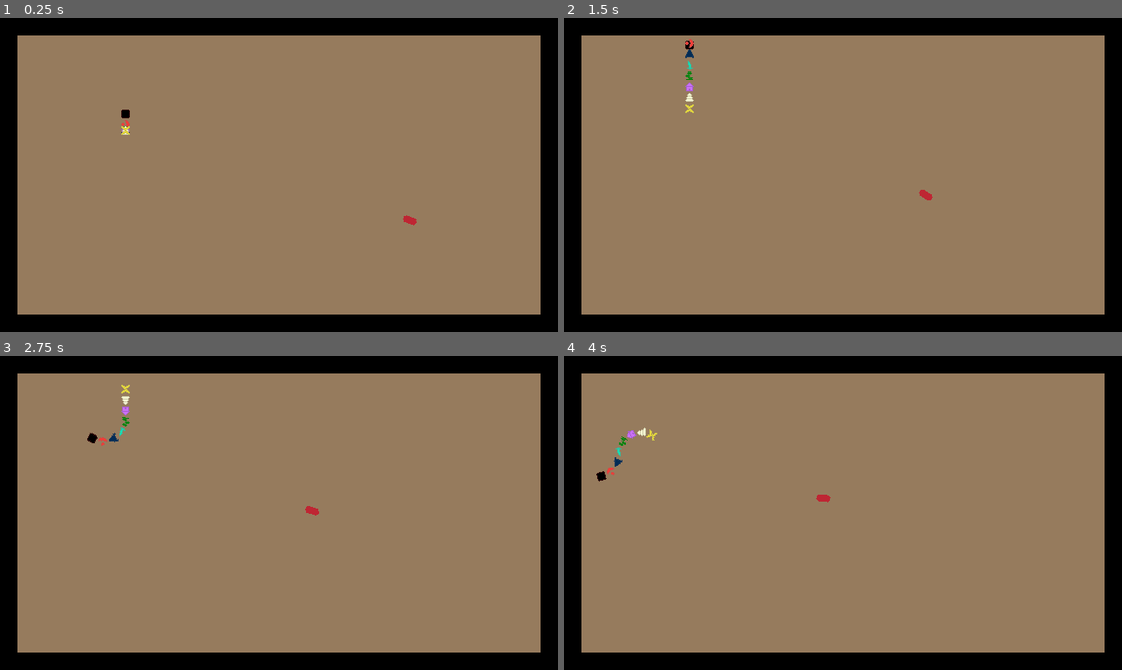
Above: before the commit, frames 1-4 (two rows, left to right).
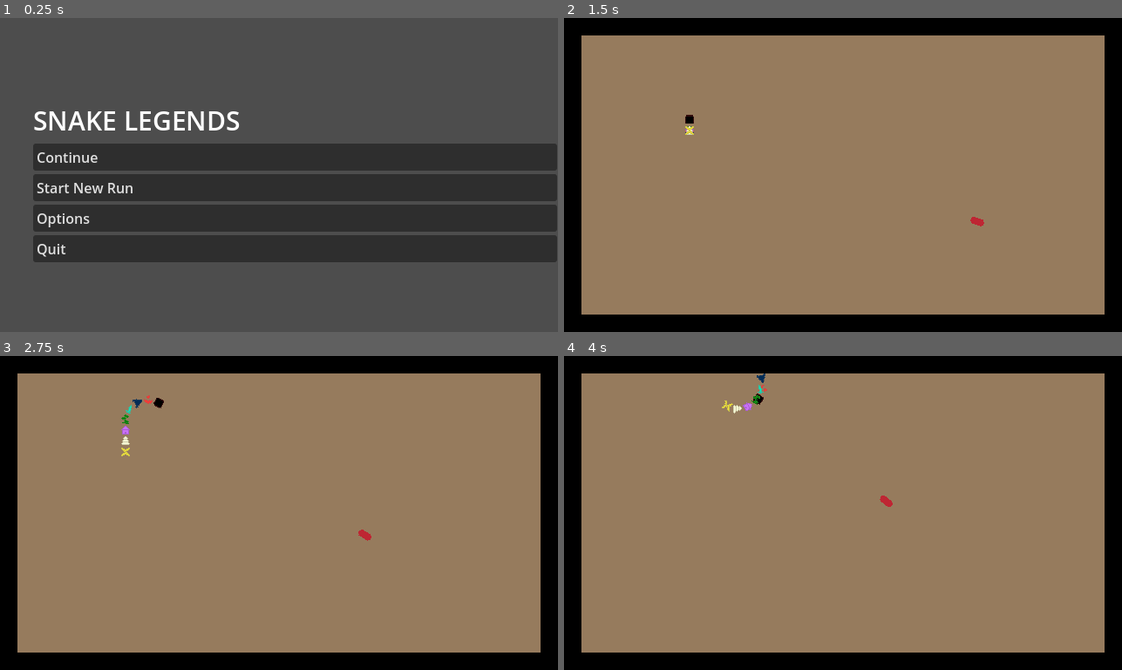
Above: after the commit, the same moments.

Repository: TDQ2/snake
Game: Godot game, scene res://Scenes/main_menu.tscn
Two runs of this game, one before a commit and one after it. Both use one fixed random seed, a clock stepped at 60 frames per second and the inputs below. Before the commit the project starts from res://Scenes/Level.tscn.
Inputs (mouse positions are in pixels of both pictures, inside the frame that each line leads up to):
- Up to frame 1 (0.25 s): no input
- Up to frame 2 (1.5 s): click (859, 218) at 0.5 s, where only the run after the commit has a clickable "Options"; click (859, 187) at 1.25 s, where only the run after the commit has a clickable "Start New Run"
- Up to frame 3 (2.75 s): hold D (right) from 2.03 s (still down); tap Q (test) at 2.1 s
- Up to frame 4 (4 s): release D (right) at 2.78 s; hold A (left) 2.78-3.53 s; tap Q (test) at 2.85, 3.6 s; hold D (right) from 3.53 s (still down)

The runs differ from the first frame. In frame 1, 100% of the frame differs, in the area x 0-100%, y 0-100%; in frame 2, 0.4%; in frame 3, 0.5%; in frame 4, 0.5%.

Commit message:
basic main menu

Diff:
--- /dev/null
+++ b/Scenes/main_menu.gd
@@ -0,0 +1,12 @@
+extends Control
+
+var level_scene := preload("res://Scenes/Level.tscn")
+
+func _on_start_run_pressed() -> void:
+	_start_level()
+
+func _start_level() -> void:
+	get_tree().change_scene_to_packed(level_scene)
+
+func _on_quit_pressed() -> void:
+	get_tree().quit(0)
--- /dev/null
+++ b/Scenes/main_menu.tscn
@@ -0,0 +1,57 @@
+[gd_scene load_steps=2 format=3 uid="uid://bny2maw33fo7a"]
+
+[ext_resource type="Script" uid="uid://c5cpifs55jipj" path="res://Scenes/main_menu.gd" id="1_28flt"]
+
+[node name="MainMenu" type="Control"]
+layout_mode = 3
+anchors_preset = 15
+anchor_right = 1.0
+anchor_bottom = 1.0
+grow_horizontal = 2
+grow_vertical = 2
+script = ExtResource("1_28flt")
+
+[node name="TextEdit" type="Label" parent="."]
+layout_mode = 1
+anchors_preset = -1
+anchor_left = 0.06
+anchor_top = 0.25
+anchor_right = 1.0
+anchor_bottom = 0.4
+theme_override_font_sizes/font_size = 30
+text = "SNAKE LEGENDS"
+vertical_alignment = 1
+
+[node name="VBoxContainer" type="VBoxContainer" parent="."]
+layout_mode = 1
+anchors_preset = -1
+anchor_left = 0.06
+anchor_top = 0.4
+anchor_right = 1.0
+anchor_bottom = 1.0
+grow_horizontal = 2
+grow_vertical = 2
+
+[node name="ContinueRun" type="Button" parent="VBoxContainer"]
+layout_mode = 2
+text = "Continue"
+alignment = 0
+
+[node name="StartRun" type="Button" parent="VBoxContainer"]
+layout_mode = 2
+text = "Start New Run
+"
+alignment = 0
+
+[node name="Options" type="Button" parent="VBoxContainer"]
+layout_mode = 2
+text = "Options"
+alignment = 0
+
+[node name="Quit" type="Button" parent="VBoxContainer"]
+layout_mode = 2
+text = "Quit"
+alignment = 0
+
+[connection signal="pressed" from="VBoxContainer/StartRun" to="." method="_on_start_run_pressed"]
+[connection signal="pressed" from="VBoxContainer/Quit" to="." method="_on_quit_pressed"]
--- a/Scripts/player.gd
+++ b/Scripts/player.gd
@@ -57,9 +57,6 @@
 	path.fill(Vector2.ZERO)
 
 func _physics_process(delta: float) -> void:
-	#if Input.is_action_just_pressed("test"):
-		#kill_segment(0)
-
 	_update_head()
 	_handle_movement_input()
 	head.position += direction * speed * delta
@@ -100,6 +97,7 @@
 				segment.look_at(path[curr_segment_next_idx] + position)
 				segment.rotation += PI / 2
 
+#Signal handler
 func kill_segment(segment: Segment) -> void:
 	var idx = segments.find(segment)
 	assert(idx >= 0 and idx <segments.size())
@@ -108,8 +106,6 @@
 	segments.remove_at(idx)
 	segment.queue_free()
 
-
-#Signal handlers
 func horizontal_bounce() -> void:
 	direction = direction.reflect(Vector2.RIGHT)
 
--- a/project.godot
+++ b/project.godot
@@ -11,7 +11,7 @@
 [application]
 
 config/name="SNKRX-2"
-run/main_scene="uid://w7256lan0sue"
+run/main_scene="uid://bny2maw33fo7a"
 config/features=PackedStringArray("4.5", "Forward Plus")
 config/icon="res://icon.svg"
 
Not shown, added: Scenes/main_menu.gd.uid
